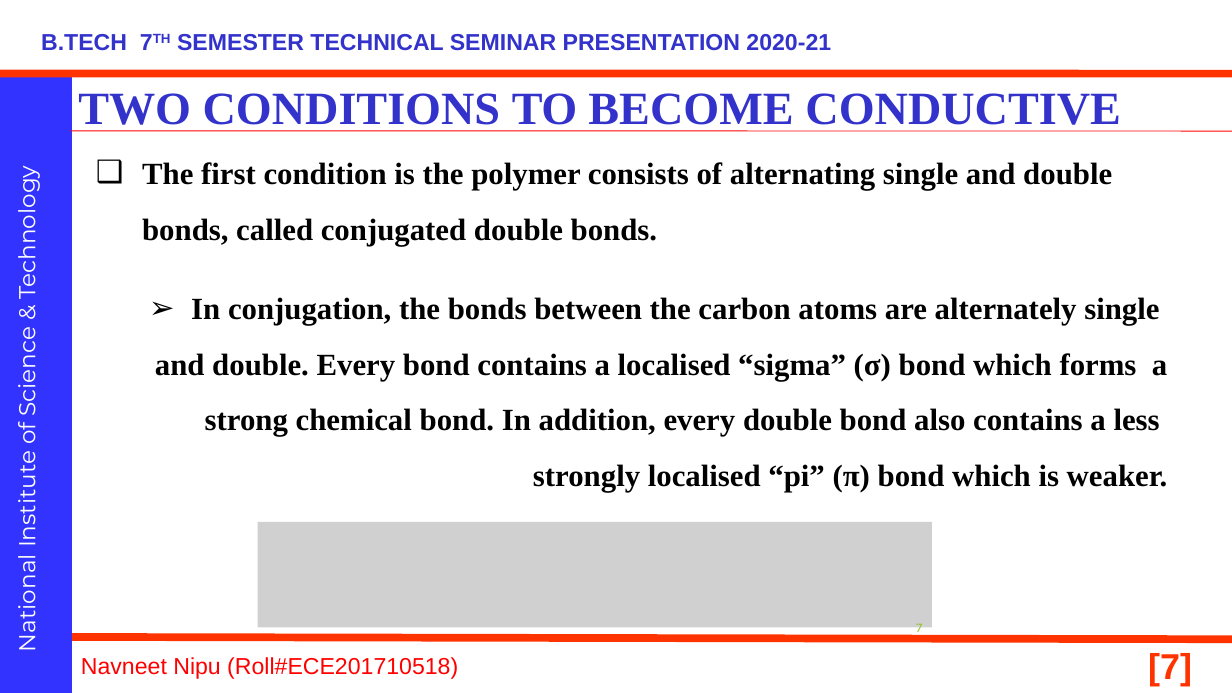
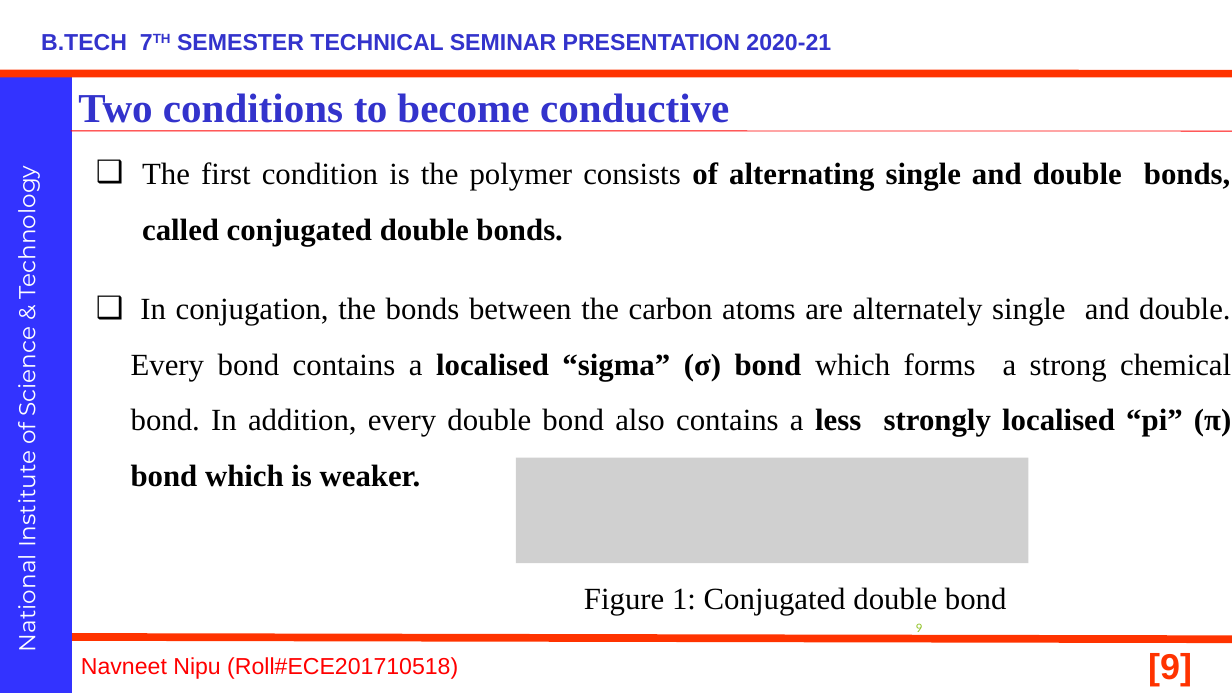
Before and after one commit to navneetnipu/BTECH_SEMINAR, a slide deck: slide 9 of seminar ppt.pptx (slide 7 before the commit). Drawn at 1232x693 pixels with LibreOffice and Linux fonts; fonts in the diff are those of the drawing; grey boxes stand for pictures; background and template pictures are left out. Boxes give left, top, right and bottom in pixels: in the first picture for what was removed or moved away, otherwise in the second. Text is boxed around its words. In the diff, an @@ line names an element or a change of style, - is before the commit and + after.

```diff
--- a/seminar ppt.pptx
+++ b/seminar ppt.pptx
@@ title at (78, 93, 729, 123): text changed; size 36 to 32 pt @@
-TWO CONDITIONS TO BECOME CONDUCTIVE
+Two conditions to become conductive
@@ text "The first condition is the ..." at (131, 162, 1231, 487): bold off in "The first condition is the polymer consists", "In conjugation, the bonds between the carbon ..."; alignment left to justified; alignment right to justified; bullet ➢ to ❑ @@
@@ picture: place and size @@
-picture at (258, 522, 933, 628)
+picture at (516, 457, 1029, 563)
@@ text added at (584, 587, 1007, 615), 24 pt, text #000000 @@
+Figure 1: Conjugated double bond
@@ page number at (916, 623, 923, 632): text changed @@
-7
+9
@@ page number at (1148, 653, 1192, 686): text changed @@
-[7]
+[9]
```
Also in this commit, not shown: 19 other slides changed, 7 slides added, 1 slide removed, 1 other file.
